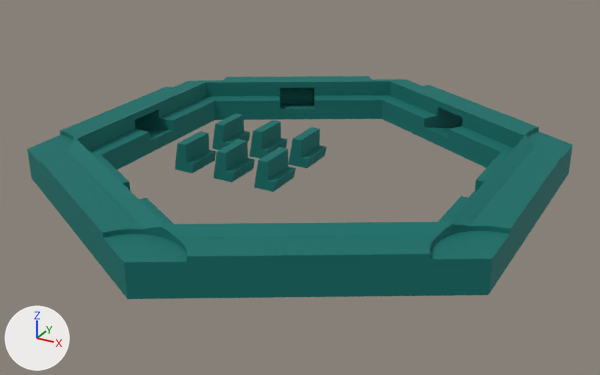
Before and after pictures for a commit that changed the glTF model public/assets/landscape_bases/base_water.glb.
Both versions are drawn from a 50 mm camera at (36.1, -108.7, 54.9) aimed at (-25.7, 3.7, -1.3). Every picture has the same lights, and +X, +Y and +Z are marked at lower left. The older version comes first. Vertices at exactly the same position are counted once.

The first picture shows 'base_water'.
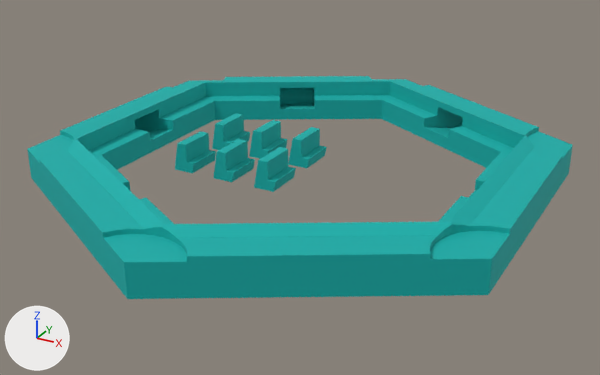
Changed parts and their boxes (x1, y1, x2, y2) in the pictures (600 x 375 px):
part 1 of me_base, recoloured (dark cyan to cyan): (27, 76, 573, 299) in both

Edits to the bpy script that builds the scene:
```text
Change me_base:
    where me_base.from_pydata(...)  # 843 vertices, 1662 faces; spans x -66.0..13.0, y -40.0..51.2, z 0.0..6.9
    used by ob_base_water; location = (0.0, 0.0, 0.0)
    me_base part 1: 1662 faces centred in x -66.0..13.0, y -39.9..51.2, z 0.0..6.9 are repainted in the vertex colours; the middle colour goes from dark cyan #00716b to cyan #00b2ad
```
